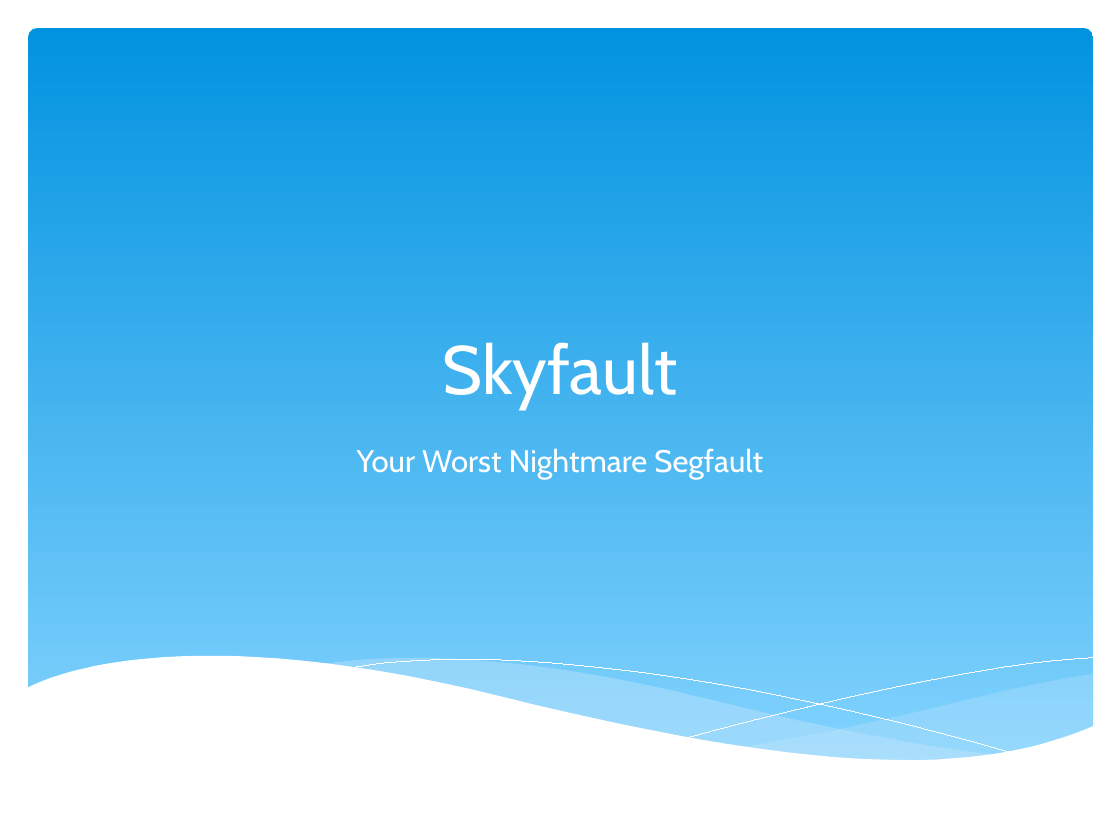
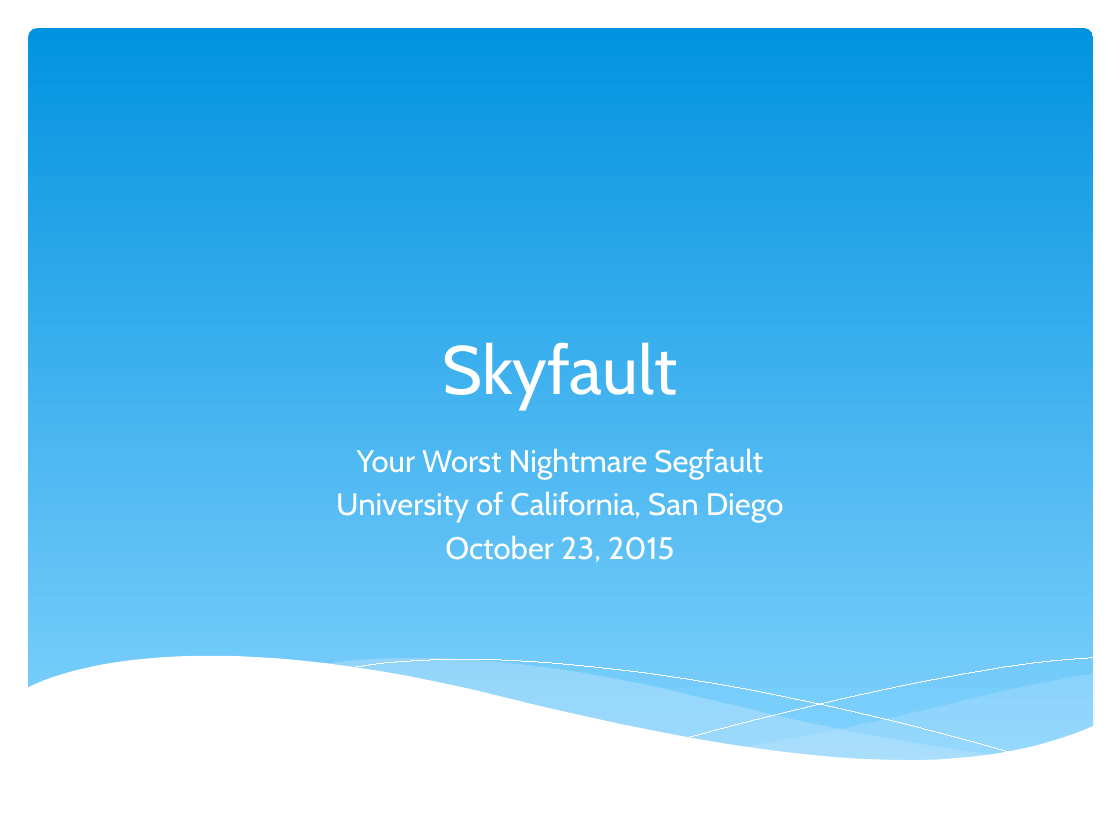
Before and after one commit to jey036/Your-Worst-Nightmare-Segfault, a slide deck: slide 1 of Skyfault.pptx. Drawn at 1120x840 pixels with LibreOffice and Linux fonts; fonts in the diff are those of the drawing. Boxes give left, top, right and bottom in pixels: in the first picture for what was removed or moved away, otherwise in the second. Text is boxed around its words. In the diff, an @@ line names an element or a change of style, - is before the commit and + after.

Commit message:
BC: edited presentation

```diff
--- a/Skyfault.pptx
+++ b/Skyfault.pptx
@@ subtitle at (336,491,784,562): paragraphs added @@
+University of California, San Diego
+October 23, 2015
```
Also in this commit, not shown: 1 slide added.
